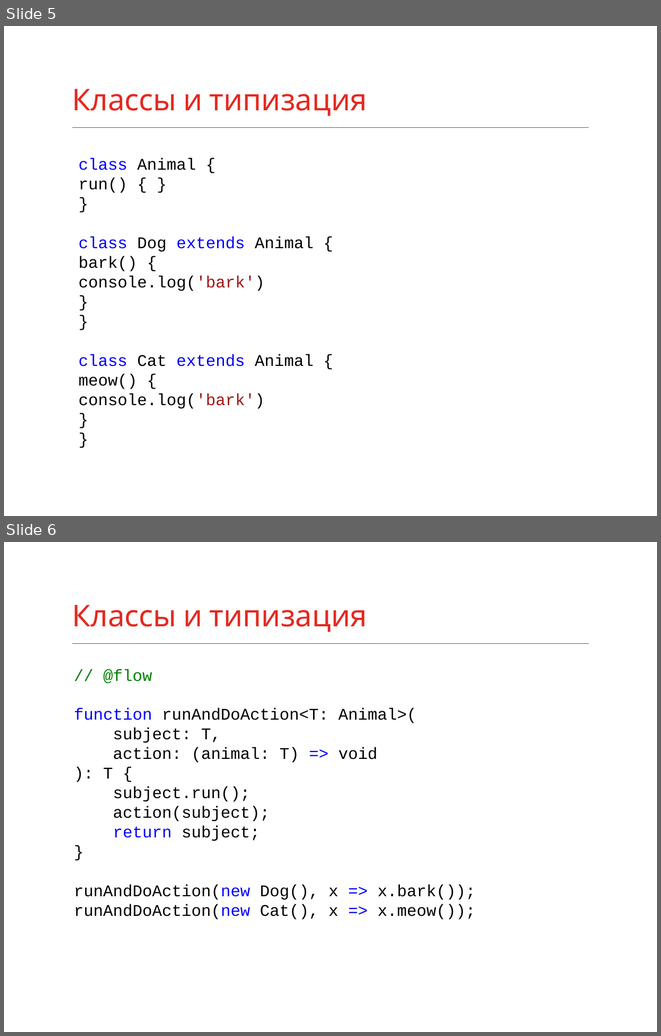
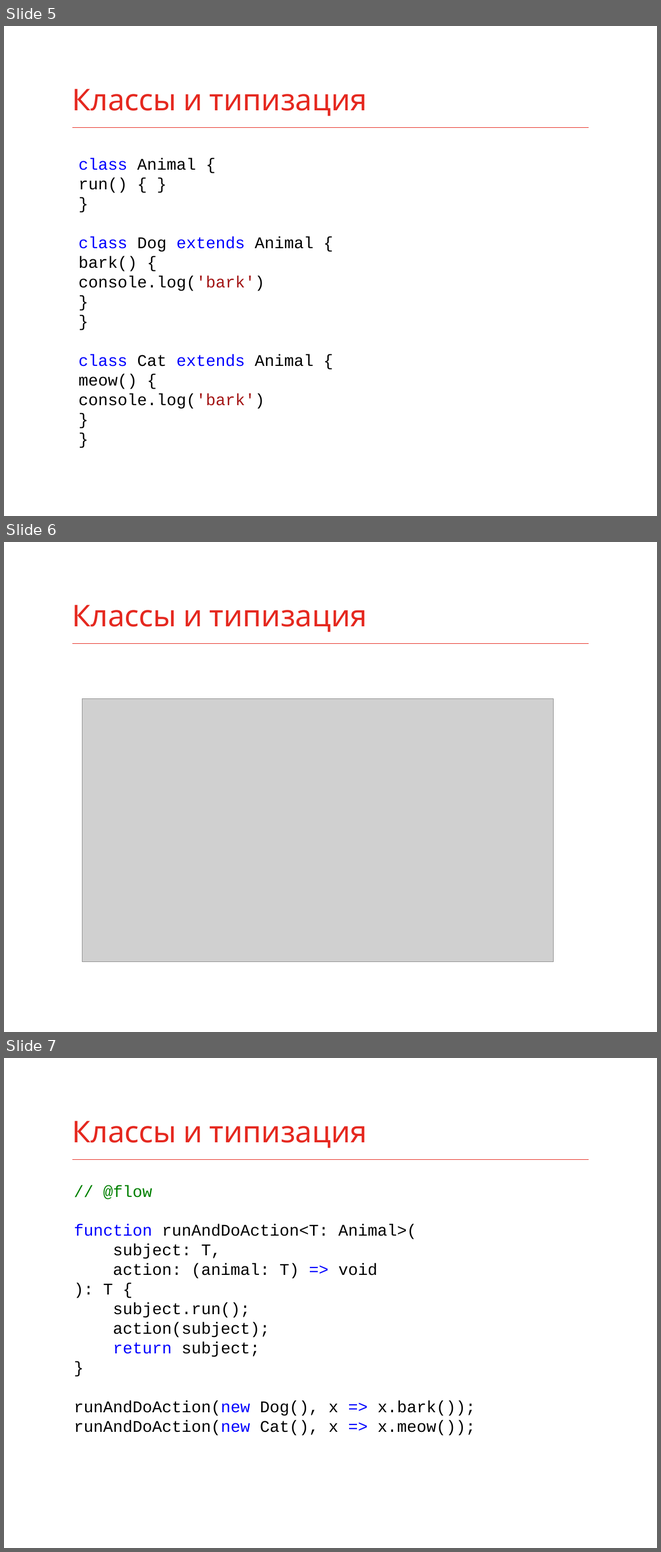
Before and after one commit to fmx1k/konfur-summer-2017-slides, a slide deck: Slides/Backend vs Frontend.pptx. Shown one above the other, each under a label of ours: slides 5 and 6 before the commit, slides 5, 6 and 7 after it. The pictures are 661x1036 and 661x1552 pixels, drawn with LibreOffice and Linux fonts; fonts in the diff are those of the drawing; grey boxes stand for pictures. Boxes give left, top, right and bottom in pixels: in the first picture for what was removed or moved away, otherwise in the second. Text is boxed around its words. In the diff, an @@ line names an element or a change of style, - is before the commit and + after.

```diff
--- a/Slides/Backend vs Frontend.pptx
+++ b/Slides/Backend vs Frontend.pptx
@@ slide 6 added at bbox=[4, 542, 657, 1032], background #FFFFFF; not listed: 1 template element that a slide beside it also shows @@
@@ title added at bbox=[72, 605, 367, 632], 33 pt, text #E5281F @@
+Классы и типизация
@@ picture added at bbox=[82, 699, 554, 962] @@
@@ what was slide 6 is now slide 7 @@
```
Also in this commit, not shown: 1 slide changed, 4 other slides added, 8 other files.
